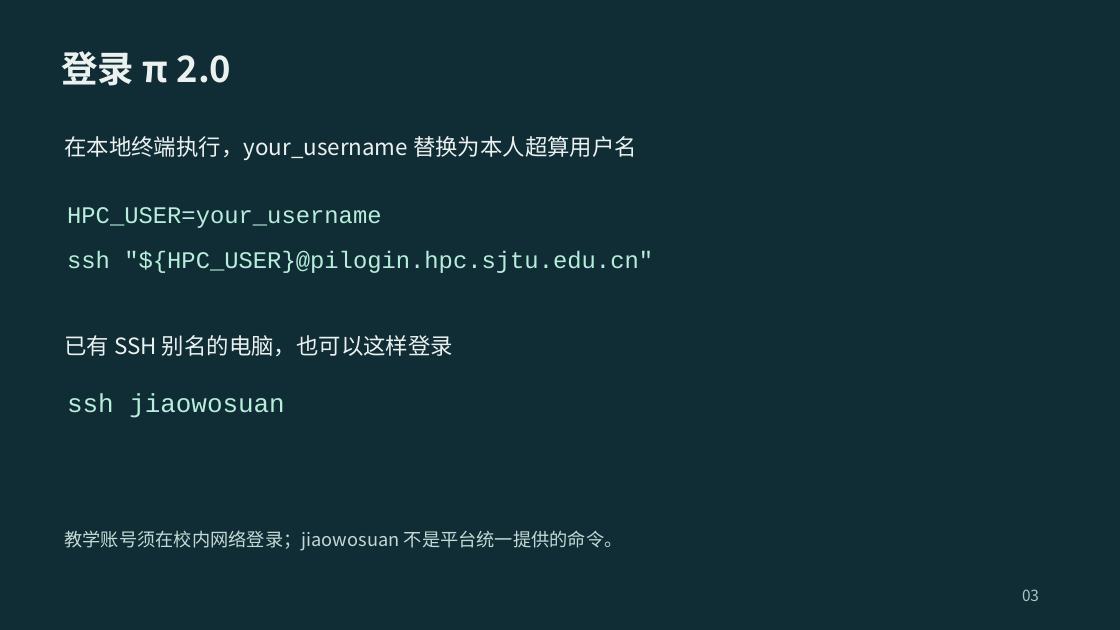
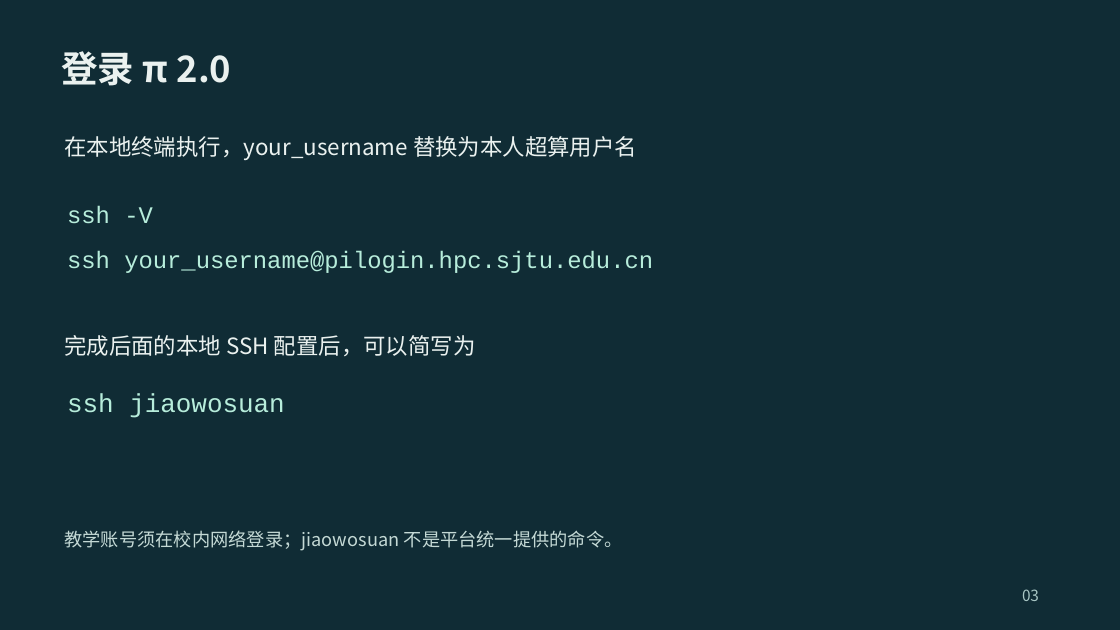
Before and after one commit to 2026-fall-calabs/calabs-2026-fall-starter, a slide deck: slide 3 of docs/交我算平台Lab运行指南-学生版.pptx. Drawn at 1120x630 pixels with LibreOffice and Linux fonts; fonts in the diff are those of the drawing. Boxes give left, top, right and bottom in pixels: in the first picture for what was removed or moved away, otherwise in the second. Text is boxed around its words. In the diff, an @@ line names an element or a change of style, - is before the commit and + after.

```diff
--- a/docs/交我算平台Lab运行指南-学生版.pptx
+++ b/docs/交我算平台Lab运行指南-学生版.pptx
@@ text at (67,206,153,224): text changed @@
-HPC_USER=your_username
+ssh -V
@@ text at (67,250,653,273): text changed @@
-ssh "${HPC_USER}@pilogin.hpc.sjtu.edu.cn"
+ssh your_username@pilogin.hpc.sjtu.edu.cn
@@ text at (64,335,476,356): text changed @@
-已有 SSH 别名的电脑，也可以这样登录
+完成后面的本地 SSH 配置后，可以简写为
```
Also in this commit, not shown: 14 other slides changed, 7 slides added, 1 slide removed, 6 other files.
